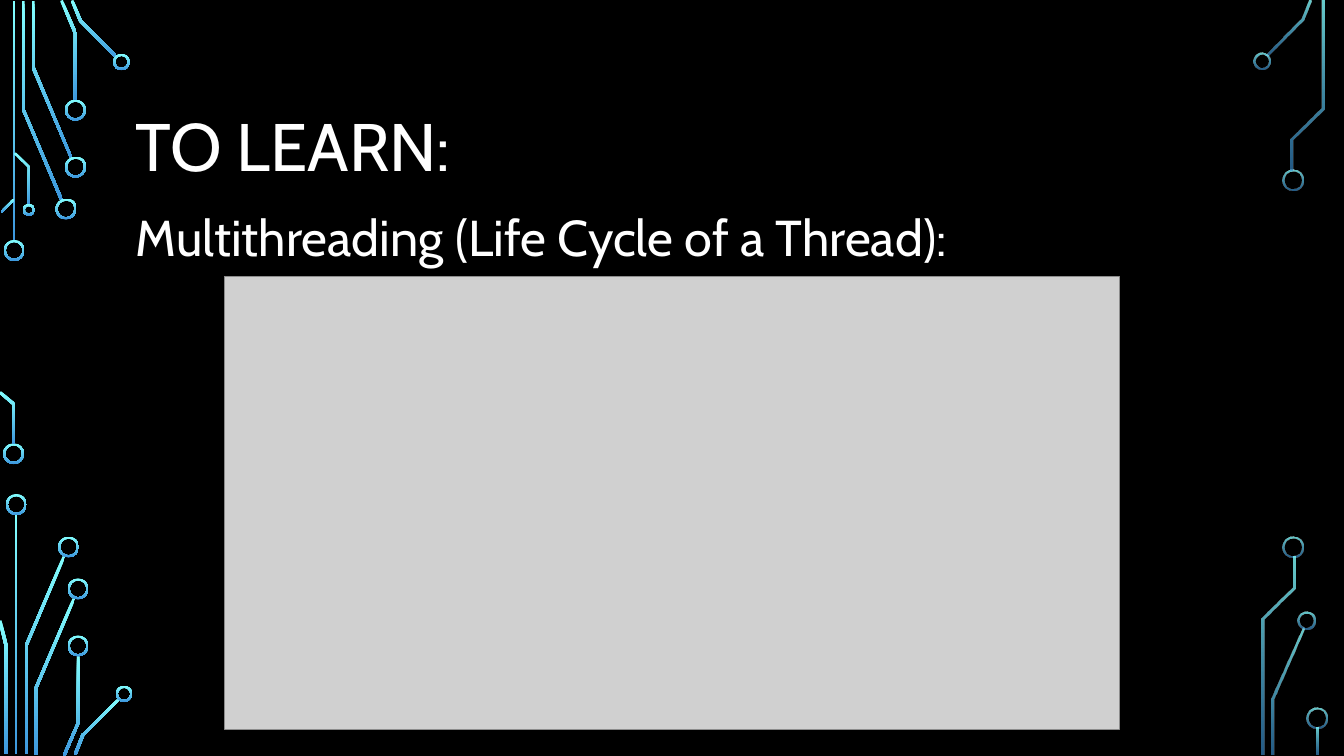
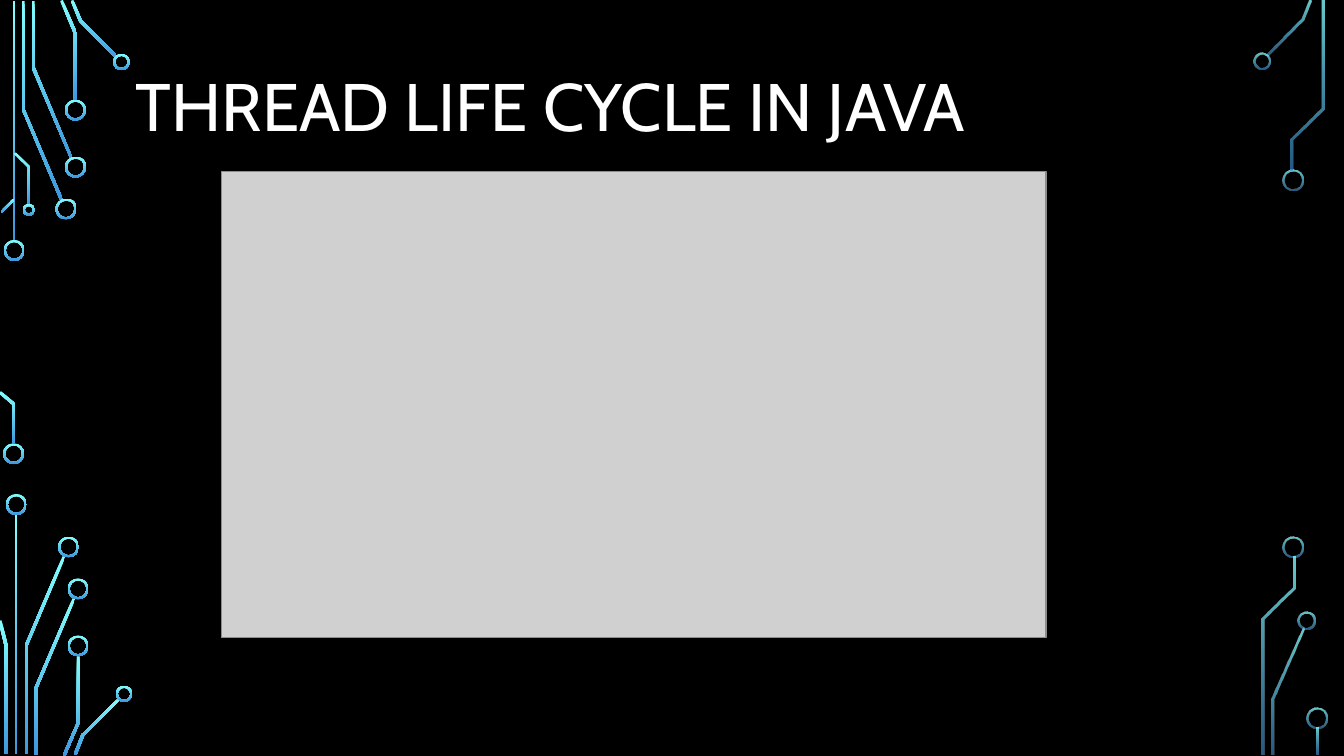
Before and after one commit to aneetaa/ipd12-java3-project, a slide deck: slide 7 of project desc and proposal.pptx (slide 9 before the commit). Drawn at 1344x756 pixels with LibreOffice and Linux fonts; fonts in the diff are those of the drawing; grey boxes stand for pictures; background and template pictures are left out. Boxes give left, top, right and bottom in pixels: in the first picture for what was removed or moved away, otherwise in the second. Text is boxed around its words. In the diff, an @@ line names an element or a change of style, - is before the commit and + after.

```diff
--- a/project desc and proposal.pptx
+++ b/project desc and proposal.pptx
@@ title at bbox=[136, 83, 965, 143]: text changed @@
-TO LEARN:
+THREAD LIFE CYCLE IN JAVA
@@ picture: place and size @@
-picture at bbox=[224, 276, 1119, 730]
+picture at bbox=[221, 171, 1046, 637]
@@ text removed at bbox=[136, 218, 947, 267] @@
-Multithreading (Life Cycle of a Thread):
```
Also in this commit, not shown: 7 other slides changed, 1 slide added, 1 slide removed, 51 other files.
